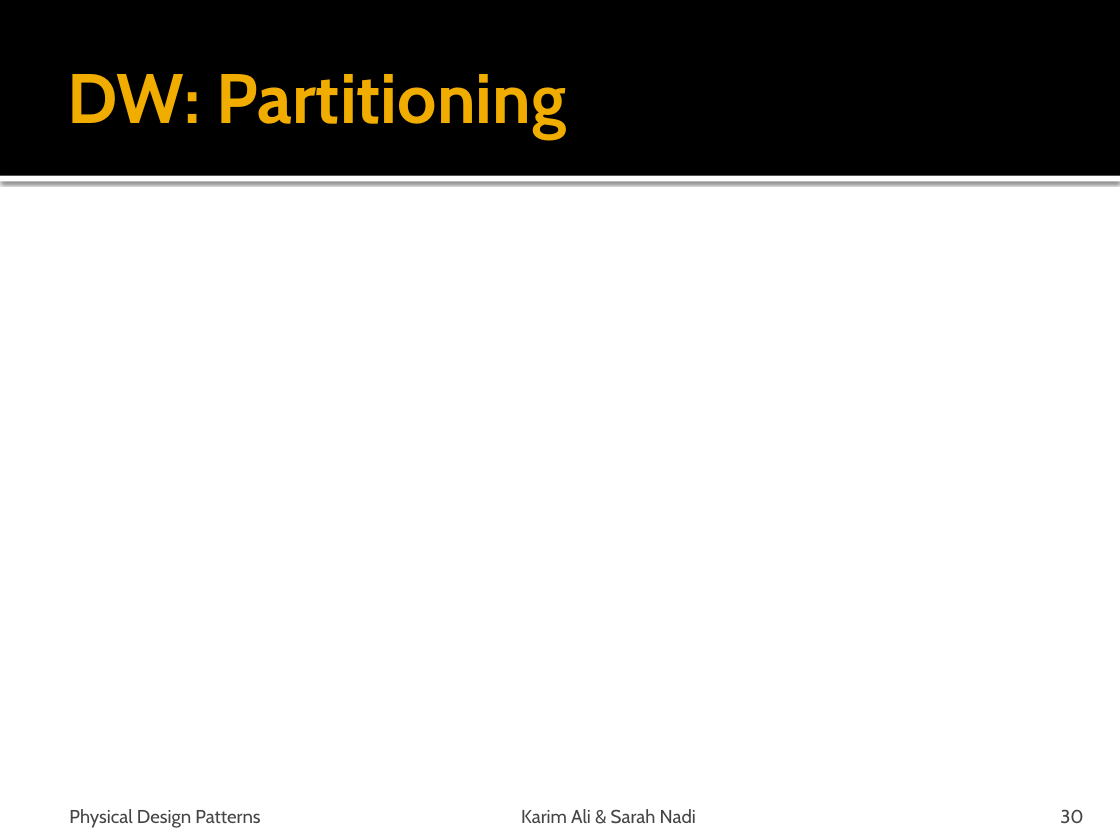
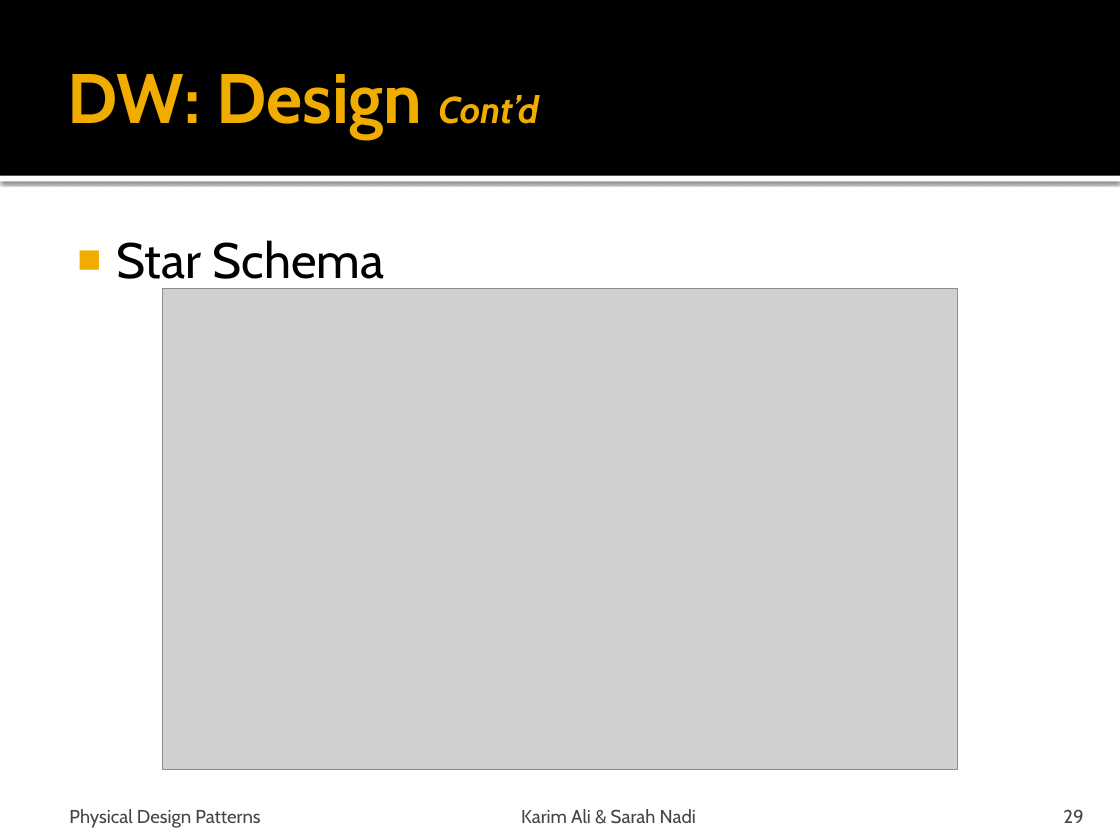
Before and after one commit to snadi/cs848-db, a slide deck: slide 29 of cs848-db/PhysDesignPres.pptx (slide 30 before the commit). Drawn at 1120x840 pixels with LibreOffice and Linux fonts; fonts in the diff are those of the drawing; grey boxes stand for pictures. Boxes give left, top, right and bottom in pixels: in the first picture for what was removed or moved away, otherwise in the second. Text is boxed around its words. In the diff, an @@ line names an element or a change of style, - is before the commit and + after.

```diff
--- a/cs848-db/PhysDesignPres.pptx
+++ b/cs848-db/PhysDesignPres.pptx
@@ title at (67, 74, 539, 139): text changed @@
-DW: Partitioning
+DW: Design Cont’d
@@ text added at (116, 240, 385, 279), 32 pt, text #000000 @@
+■ Star Schema
@@ picture added at (162, 289, 956, 771) @@
@@ page number at (1063, 809, 1083, 823): text changed @@
-30
+29
```
Also in this commit, not shown: 3 other slides changed, 7 slides added.
